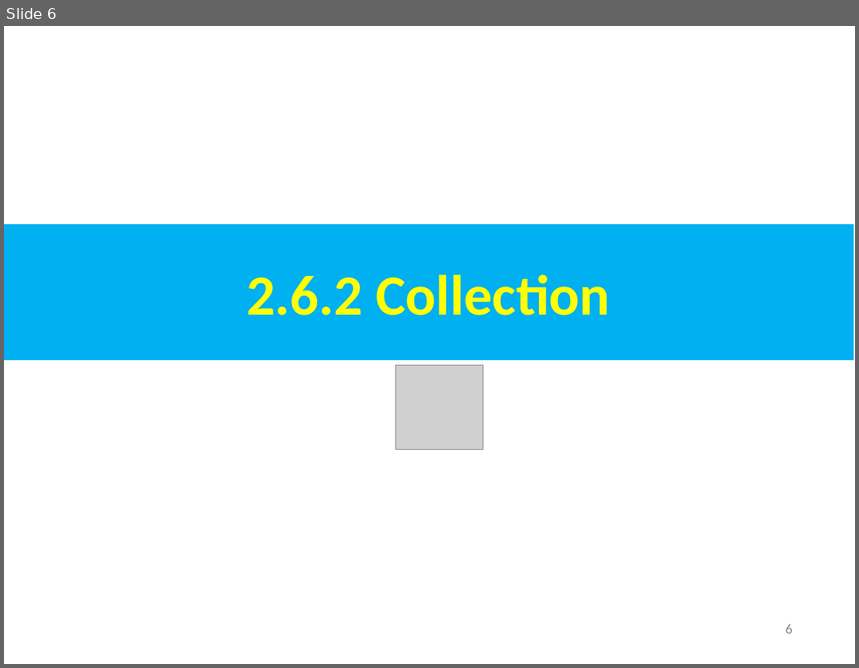
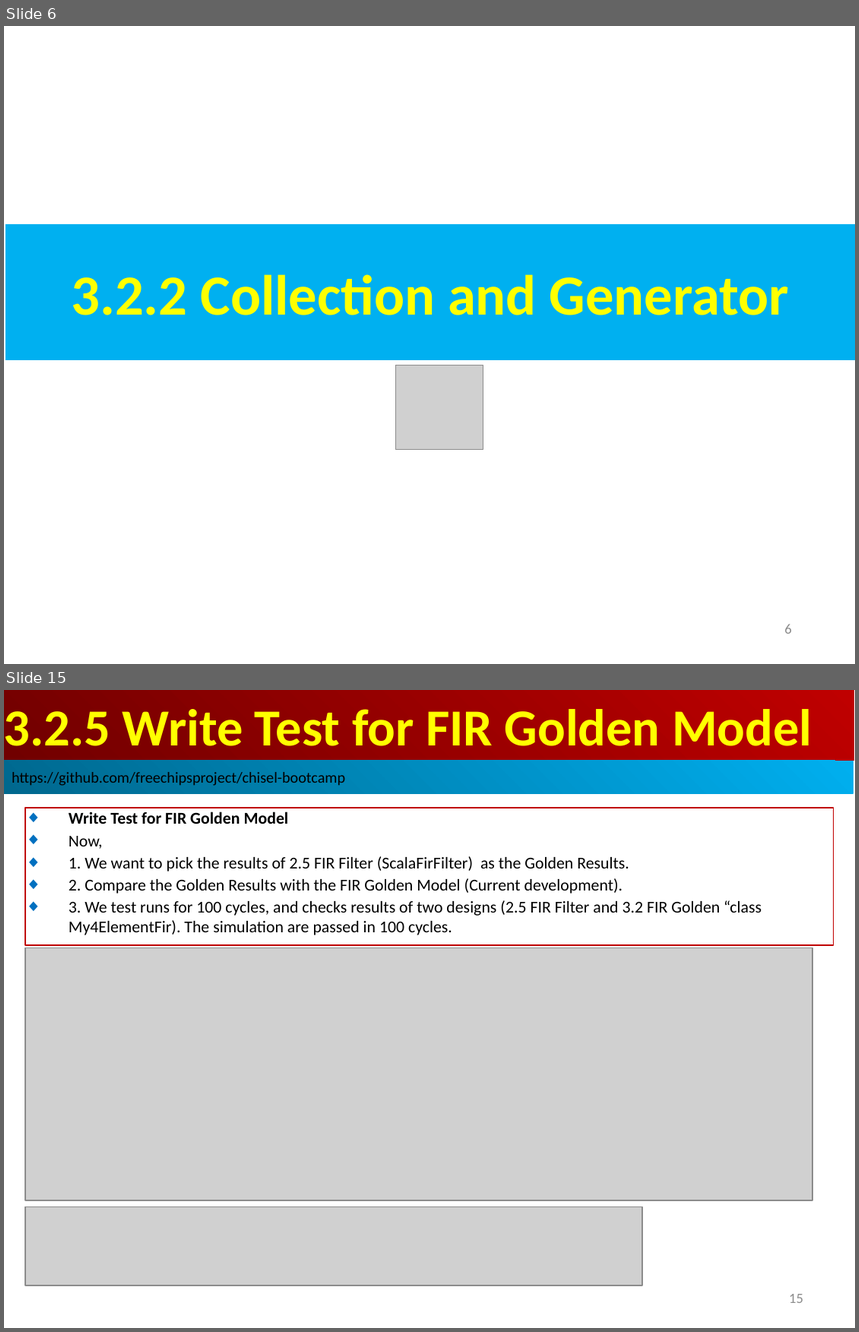
Before and after one commit to peterhchen/AIU_CS800_Chisel, a slide deck: 300_UCB_BC/003.2_Collection/000_Video/003.2_Collection.ppt. Shown one above the other, each under a label of ours: slide 6 before the commit, slides 6 and 15 after it; the slides between them are not shown. The pictures are 859x668 and 859x1332 pixels, drawn with LibreOffice and Linux fonts; fonts in the diff are those of the drawing; grey boxes stand for pictures. Boxes give left, top, right and bottom in pixels: in the first picture for what was removed or moved away, otherwise in the second. Text is boxed around its words. In the diff, an @@ line names an element or a change of style, - is before the commit and + after.

```diff
--- a/300_UCB_BC/003.2_Collection/000_Video/003.2_Collection.ppt
+++ b/300_UCB_BC/003.2_Collection/000_Video/003.2_Collection.ppt
@@ slide 15 added at [4,690,855,1328], background #FFFFFF @@
@@ rectangle added at [4,690,854,761], fill gradient #BF0000 to #710000, 44 pt, text #FFFF00, bold @@
+3.2.5 Write Test for FIR Golden Model
@@ rectangle added at [4,761,854,794], fill gradient #00AFEF to #00688E, 13 pt, text #000000 @@
+https://github.com/freechipsproject/chisel-bootcamp
@@ rectangle added at [25,808,834,945], outline #C00000 0.74 pt, 14 pt, text #000000 @@
+◆ Write Test for FIR Golden Model
+◆ Now,
+◆ 1. We want to pick the results of 2.5 FIR Filter (ScalaFirFilter) as the Golden Results.
+◆ 2. Compare the Golden Results with the FIR Golden Model (Current development).
+◆ 3. We test runs for 100 cycles, and checks results of two designs (2.5 FIR Filter and 3.2 FIR Golden “class My4ElementFir). The simulation are passed in 100 cycles.
@@ picture added at [25,948,813,1201] @@
@@ picture added at [25,1207,642,1286] @@
@@ page number added at [789,1294,804,1303], 12 pt, text #8B8B8B @@
+15
@@ slide 6 changed as well @@
@@ text in rectangle at [71,275,789,316]: text changed @@
-2.6.2 Collection
+3.2.2 Collection and Generator
```
Also in this commit, not shown: 6 other slides changed, 26 other slides added, 1 slide removed.
